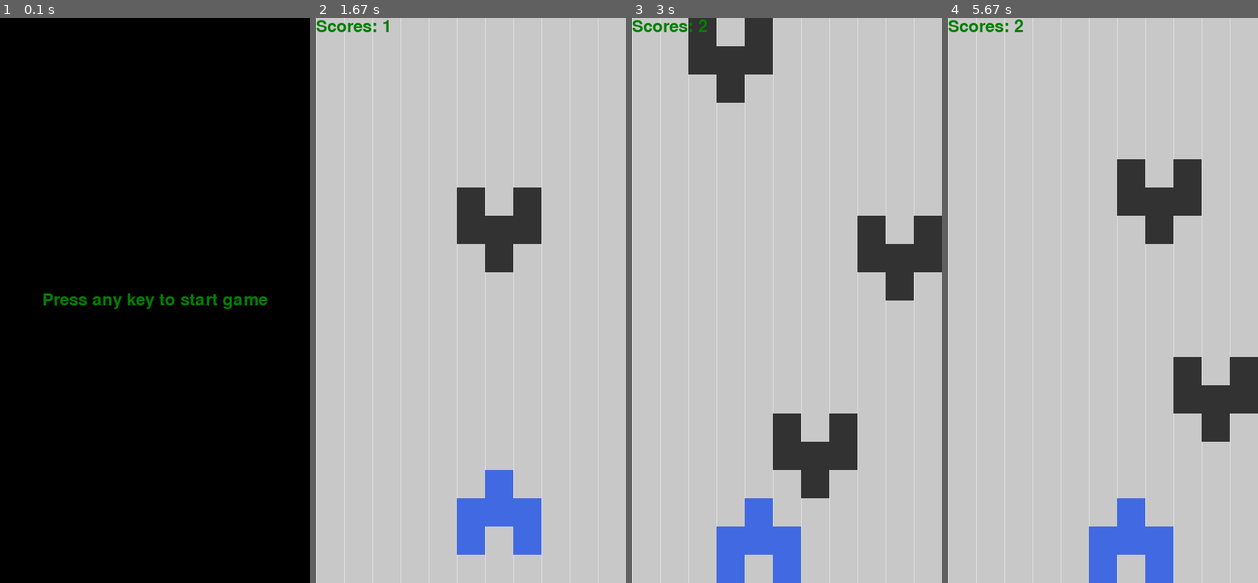
Above: before the commit, frames 1-4 (left to right).
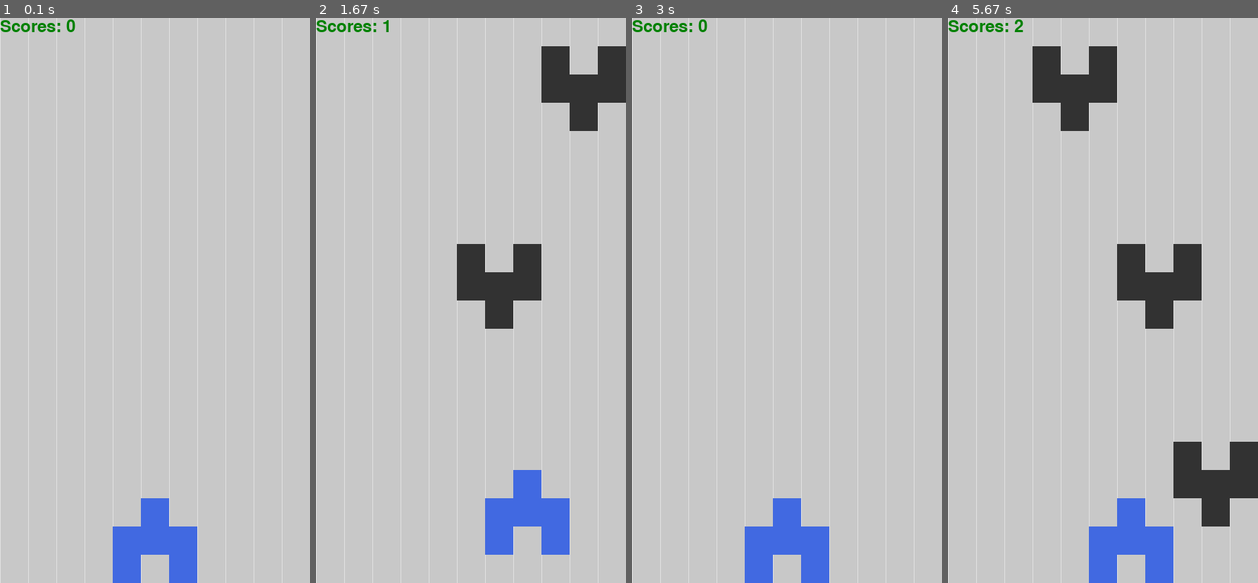
Above: after the commit, the same moments.

Repository: BigShuang/simple-brick-games-by-pygame
Game: pygame game, started from car_racing.py
Two runs of this game, one before a commit and one after it. Both use one fixed random seed, a clock stepped at 60 frames per second and the inputs below.
Inputs:
- Up to frame 1 (0.1 s): no input
- Up to frame 2 (1.67 s): hold Right 0.33-0.8 s; hold Up 0.83-1.13 s; hold Right 1.17-1.63 s
- Up to frame 3 (3 s): hold Left 1.67-2.2 s; hold Down 2.23-2.53 s; tap S at 2.57 s; hold Left from 2.9 s (still down)
- Up to frame 4 (5.67 s): release Left at 3.3 s; hold Up 3.33-3.7 s; hold Right 3.73-4.37 s; hold Down 4.4-4.77 s; hold Left 4.8-5.27 s; hold Right from 5.3 s (still down)

The runs differ from the first frame. In frame 1, 100% of the frame differs, in the area x 0-100%, y 0-100%; in frame 2, 12%; in frame 3, 12%; in frame 4, 14%.

Commit message:
step 6: Optimize code directions move

Diff:
--- a/car_racing.py
+++ b/car_racing.py
@@ -3,11 +3,11 @@
 import time
 import random
 
-C, R = 11, 20
+C, R = 11, 20  # 11列， 20行
 CELL_SIZE = 40
 
 FPS=60 # 游戏帧率
-MOVE_SPACE = 10
+MOVE_SPACE = 10  # 敌人移动速度（单位，帧）
 
 WIN_WIDTH = CELL_SIZE * C  # 窗口宽度
 WIN_HEIGHT = CELL_SIZE * R  # 窗口高度
@@ -20,7 +20,6 @@
     "score": (0,128,0),  # SpringGreen
     "over": (255,0,0)
 }
-
 
 CARS = {
     "player": [
@@ -35,6 +34,12 @@
     ]
 }
 
+DIRECTIONS = {
+    "UP": (0, -1),
+    "DOWN": (0, 1),
+    "LEFT": (-1, 0),
+    "RIGHT": (1, 0),
+}
 
 
 pygame.init() # pygame初始化，必须有，且必须在开头
@@ -69,7 +74,8 @@
         self.cr[1] = r
         self.x = c * CELL_SIZE
         self.y = r * CELL_SIZE
-        self.rect.move_ip(self.x, self.y)
+        self.rect.left = self.x
+        self.rect.top = self.y
 
     def is_out(self):
         if 0 <= self.cr[0] < C and 0 <= self.cr[1] < R:
@@ -77,40 +83,18 @@
         return False
 
     def move(self, direction=""):
-        if direction == "LEFT":
-            self.cr[0] -= 1
-            self.x -= CELL_SIZE
-            self.rect.left = self.x
-        if direction == "RIGHT":
-            self.cr[0] += 1
-            self.x += CELL_SIZE
-            self.rect.left = self.x
-        if direction == "UP" :
-            self.cr[1] -= 1
-            self.y -= CELL_SIZE
-            self.rect.top = self.y
-        if direction == "DOWN":
-            self.cr[1] += 1
-            self.y += CELL_SIZE
-            self.rect.top = self.y
+        move_c, move_r = DIRECTIONS[direction]
+        next_c, next_r = self.cr[0] + move_c, self.cr[1] + move_r
+        self.move_cr(next_c, next_r)
 
     def check_move(self, direction=""):
-        if direction == "LEFT":
-            if self.cr[0] <= 0:
-                return False
-        if direction == "RIGHT":
-            if self.cr[0] >= C - 1:
-                return False
-
-        if direction == "UP":
-            if self.cr[1] <= 0:
-                return False
-
-        if direction == "DOWN":
-            if self.cr[1] >= R - 1:
-                return False
-
-        return True
+        move_c, move_r = DIRECTIONS[direction]
+        next_c, next_r = self.cr[0] + move_c, self.cr[1] + move_r
+
+        if 0 <= next_c < C and 0 <= next_r < R:
+            return True
+
+        return False
 
     def check_collide(self, car):
         if tuple(self.cr) in car.get_locations():
@@ -187,18 +171,16 @@
 
 bottom_center_c = (C - len(CARS["player"][0])) // 2
 bottom_center_r = R - len(CARS["player"])
+
 player_car = Car(bottom_center_c, bottom_center_r, "player")
-
 time_count = 0
-
 emg = EnemyManager()
-
-running = False
-
 
 start_info = FONTS[2].render("Press any key to start game", True, COLORS["score"])
 text_rect = start_info.get_rect(center=(WIN_WIDTH / 2, WIN_HEIGHT / 2))
 win.blit(start_info, text_rect)
+
+running = True
 
 while True:
     # 获取所有事件
